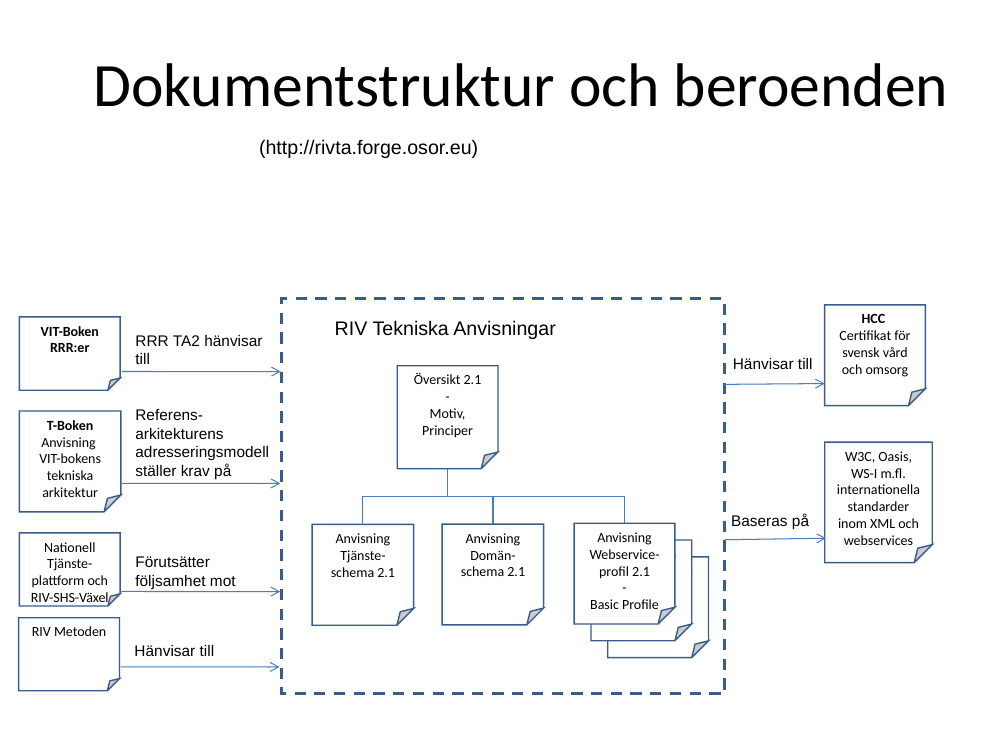
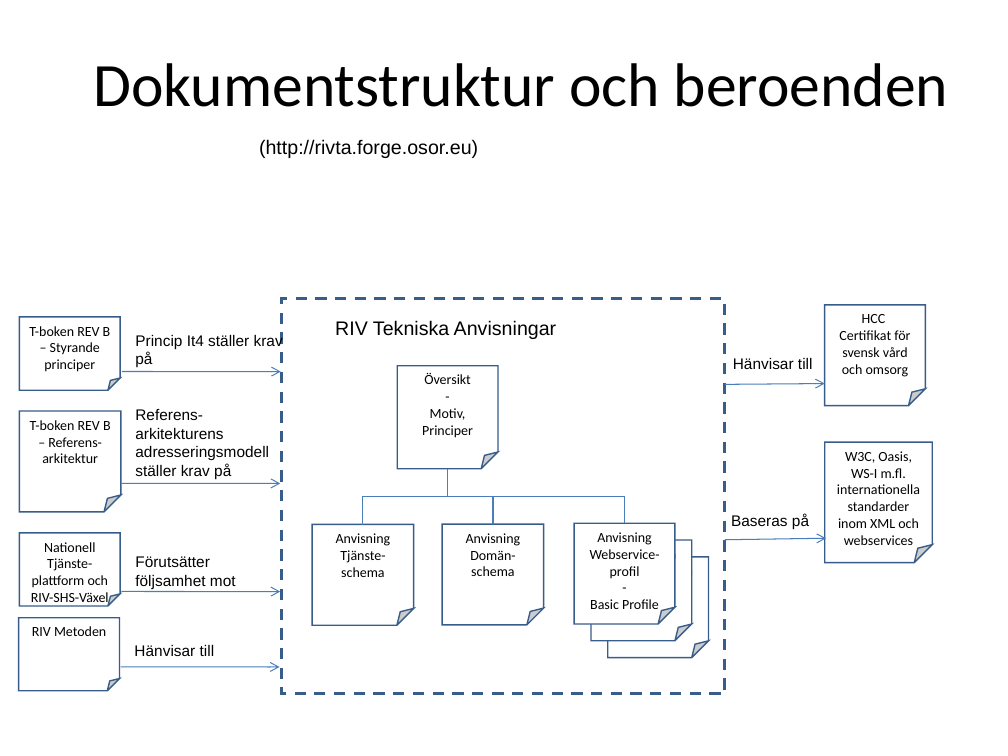
Before and after one commit to admstar/rivta, a slide deck: slide 22 of Profile/trunk/Documents/arbetsdokument/RIV-förvaltning, Illustrationer.ppt. Drawn at 1008x756 pixels with LibreOffice and Linux fonts; fonts in the diff are those of the drawing. Boxes give left, top, right and bottom in pixels: in the first picture for what was removed or moved away, otherwise in the second. Text is boxed around its words. In the diff, an @@ line names an element or a change of style, - is before the commit and + after.

```diff
--- a/Profile/trunk/Documents/arbetsdokument/RIV-förvaltning, Illustrationer.ppt
+++ b/Profile/trunk/Documents/arbetsdokument/RIV-förvaltning, Illustrationer.ppt
@@ text in folded corner at bbox=[29, 326, 111, 372]: text changed; bold off @@
-VIT-Boken
-RRR:er
+T-boken REV B – Styrande principer
@@ text in folded corner at bbox=[862, 314, 886, 323]: bold off in "HCC" @@
@@ text at bbox=[135, 333, 283, 367]: text changed @@
-RRR TA2 hänvisar till
+Princip It4 ställer krav på
@@ text in folded corner at bbox=[424, 373, 471, 384]: text changed @@
-Översikt 2.1
+Översikt
@@ text in folded corner at bbox=[30, 420, 111, 463]: text changed @@
-T-Boken
-Anvisning
-VIT-bokens tekniska arkitektur
+T-boken REV B – Referens-arkitektur
@@ text in folded corner at bbox=[590, 532, 660, 579]: text changed @@
-Anvisning Webservice-profil 2.1
+Anvisning Webservice-profil
@@ text in folded corner at bbox=[340, 550, 385, 577]: text changed @@
-Tjänste-schema 2.1
+Tjänste-schema
@@ text in folded corner at bbox=[470, 550, 515, 576]: text changed @@
-Domän-schema 2.1
+Domän-schema
```
Also in this commit, not shown: 6 other slides changed, 9 other files.
